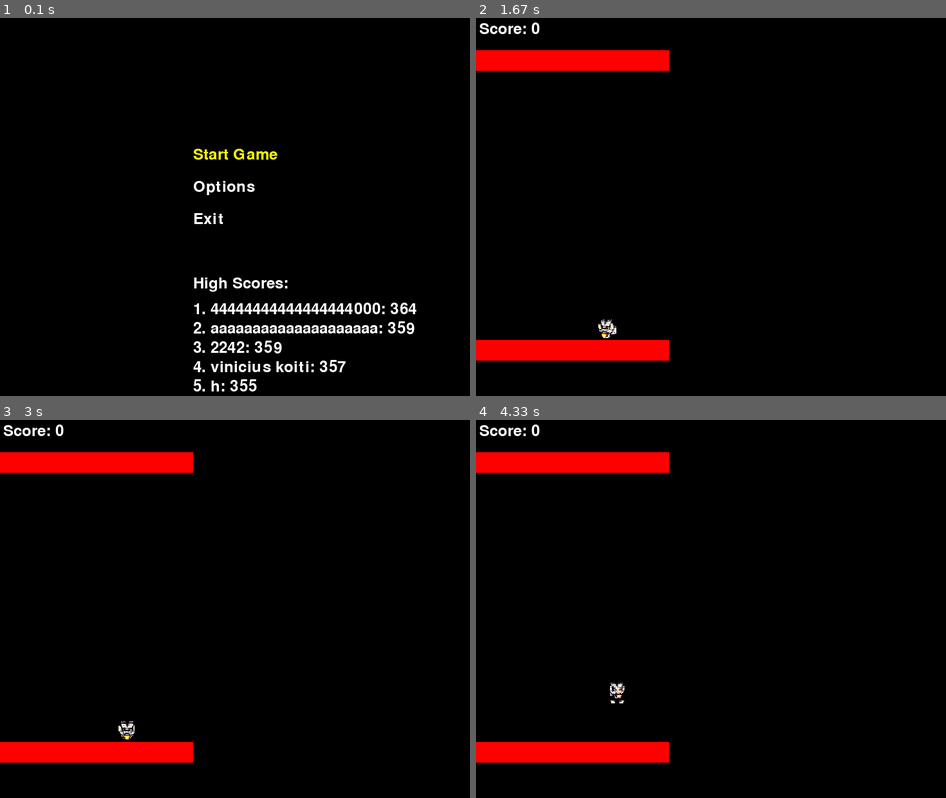
Above: before the commit, frames 1-4 (two rows, left to right).
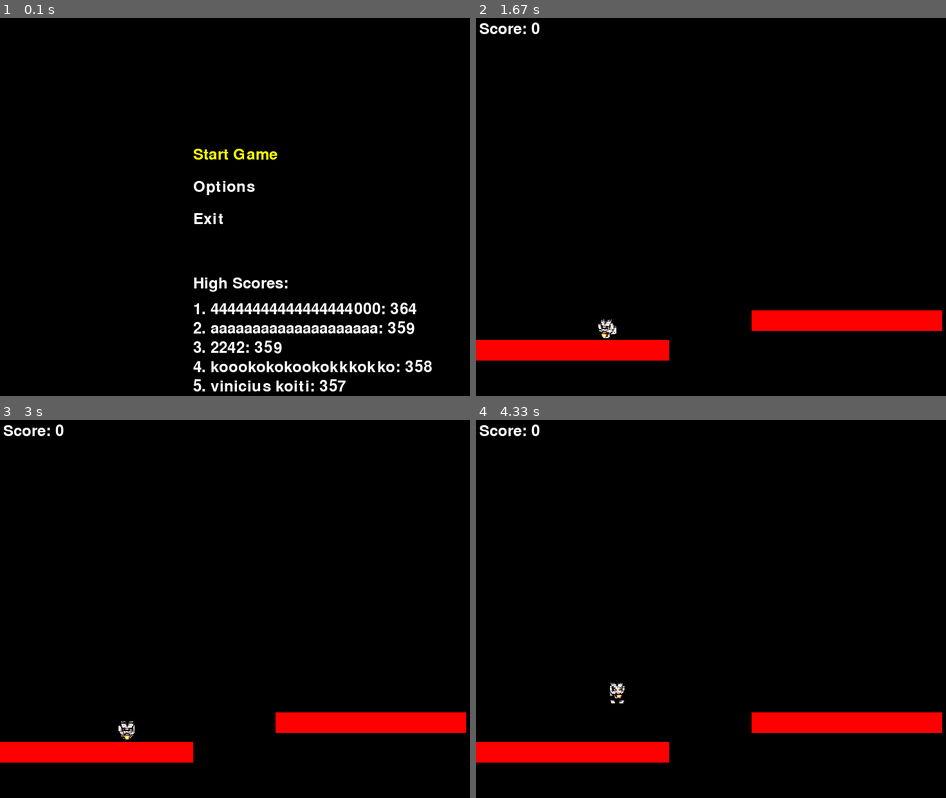
Above: after the commit, the same moments.

Repository: ViniciusKoiti/AgeOfRunner
Game: pygame game, started from main.py
Same seed, same stepped clock (60 frames per second), same inputs: the game is played once before the commit and once after it.
Inputs:
- Up to frame 1 (0.1 s): no input
- Up to frame 2 (1.67 s): tap Backspace at 0.33 s; tap Space at 0.67 s; hold Left 1-1.47 s; hold Right from 1.55 s (still down)
- Up to frame 3 (3 s): release Right at 2.18 s; hold Left 2.22-2.68 s; hold Right from 2.72 s (still down)
- Up to frame 4 (4.33 s): release Right at 3.18 s; tap Space at 3.22, 3.62, 3.92, 4.12 s; hold Right 3.55-4.02 s; hold Left from 4.05 s (still down)

The runs differ from the first frame. In frame 1, 1.2% of the frame differs, in the area x 44-92%, y 90-99%; in frame 2, 4.5%, in the area x 0-100%, y 8-83%; in frame 3, 4.5%; in frame 4, 4.5%.

Commit message:
Adicionando ground generator

Diff:
--- a/adapters/debug_pygame_renderer.py
+++ b/adapters/debug_pygame_renderer.py
@@ -12,19 +12,15 @@
 
     @override
     def draw_rect(self, position: Vector2D, size: Tuple[int, int], color: Tuple[int, int, int]):
-        # Desenha o retângulo normal
         pygame.draw.rect(self.screen, color, (position.x, position.y, size[0], size[1]))
 
         if self.debug_mode:
-            # Desenha uma borda verde para mostrar os limites visuais
             pygame.draw.rect(self.screen, (0, 255, 0), (position.x, position.y, size[0], size[1]), 1)
 
-            # Desenha um ponto vermelho no centro
             center_x = position.x + size[0]/2
             center_y = position.y + size[1]/2
             pygame.draw.circle(self.screen, (255, 0, 0), (int(center_x), int(center_y)), 2)
 
-            # Desenha texto com as coordenadas
             pos_text = f"({int(position.x)},{int(position.y)})"
             size_text = f"{int(size[0])}x{int(size[1])}"
             text_surface = self.font.render(pos_text, True, (255, 255, 0))
--- a/domain/game.py
+++ b/domain/game.py
@@ -31,7 +31,6 @@
         self.physics = physics
         self.renderer = renderer
         self.event_handler = event_handler
-        # Gerenciadores
         self.state_manager = GameStateManager()
         self.object_manager = GameObjectManager(physics, texture_port)
         self.input_handler = InputHandler(event_handler)
@@ -40,7 +39,6 @@
         self.name_input = NameInputManager(MAX_NAME_LENGTH)
         self.score_tracker = ScoreTracker()
 
-        # Componentes do jogo
         self.camera = Camera(800, 600, WORLD_BOUNDS)
         self.menu = self.create_menu()
         self.pause_menu = self.create_pause_menu()
@@ -55,16 +53,13 @@
 
 
     def resume_game(self):
-        """Resume the game from pause state"""
         self.state_manager.change_state(GameState.PLAYING)
 
     def restart_game(self):
-        """Restart the game"""
         self.reset_game()
         self.start_game()
 
     def exit_to_menu(self):
-        """Exit to main menu"""
         self.reset_game()
         self.state_manager.change_state(GameState.MENU)
 
@@ -171,7 +166,6 @@
 
 
     def reset_game(self):
-        """Reset completo do estado do jogo"""
         self.object_manager.clear()
         self.score_tracker.reset()
         if hasattr(self.physics, 'space'):
--- a/domain/game_object.py
+++ b/domain/game_object.py
@@ -2,6 +2,7 @@
 from domain.entity.game_object import GameObject
 from domain.entity.ground_segment import GroundSegment
 from domain.entity.player import Player
+from domain.ground_generator import GroundGenerator
 from domain.physics.vector2D import Vector2D
 from ports.physics_port import PhysicsPort
 from ports.texture_port import TexturePort
@@ -13,6 +14,7 @@
         self.texture_port = texture_port
         self.game_objects: List[GameObject] = []
         self.player = None
+        self.ground_generator = GroundGenerator(physics)
 
     def initialize_objects(self):
         self.player = Player(
@@ -21,28 +23,25 @@
             texture_port=self.texture_port
         )
 
-        ground = GroundSegment(
-            physics=self.physics,
-            position=Vector2D(0, 500),
-            width=300
-        )
+        ground_segments = self.ground_generator.generate_initial_platforms()
 
-        ground2 = GroundSegment(
-            physics=self.physics,
-            position=Vector2D(0, 50),
-            width=300
-        )
+        self.game_objects = [self.player] + ground_segments
 
-        self.game_objects = [self.player, ground, ground2]
         return self.player.position
 
     def update(self, delta_time: float):
+        if self.player:
+            current_segments = self.ground_generator.update(self.player.position.x)
+
+            self.game_objects = [self.player] + current_segments
+
         for obj in self.game_objects:
             obj.update(delta_time)
 
     def clear(self):
         self.game_objects.clear()
         self.player = None
+        self.ground_generator.clear()  # Limpa as plataformas geradas
 
     def get_player(self) -> Player:
         return self.player
--- /dev/null
+++ b/domain/ground_generator.py
@@ -0,0 +1,87 @@
+from random import randint
+from typing import List, Tuple
+from domain.physics.vector2D import Vector2D
+from domain.entity.ground_segment import GroundSegment
+from ports.physics_port import PhysicsPort
+
+class GroundGenerator:
+    def __init__(self, physics: PhysicsPort):
+        self.physics = physics
+        self.last_platform_end = 0
+        self.min_gap = 100
+        self.max_gap = 200
+        self.min_platform_width = 150
+        self.max_platform_width = 300
+        self.height_variation = 100
+        self.base_height = 500
+        self.last_height = self.base_height
+        self.generated_segments: List[Tuple[GroundSegment, float]] = []  # Tuple com (segmento, largura)
+
+    def generate_initial_platforms(self, num_platforms: int = 5) -> List[GroundSegment]:
+        """Gera as plataformas iniciais do jogo"""
+        # Primeira plataforma é sempre no mesmo lugar para garantir spawn seguro
+        initial_width = 300
+        initial_platform = GroundSegment(
+            physics=self.physics,
+            position=Vector2D(0, self.base_height),
+            width=initial_width
+        )
+        self.generated_segments.append((initial_platform, initial_width))
+        self.last_platform_end = initial_width
+        self.last_height = self.base_height
+
+        # Gera as próximas plataformas
+        for _ in range(num_platforms - 1):
+            self.generate_next_platform()
+
+        return [segment for segment, _ in self.generated_segments]
+
+    def generate_next_platform(self) -> GroundSegment:
+        """Gera uma nova plataforma baseada na posição da última"""
+        # Calcula a distância até a próxima plataforma
+        gap = randint(self.min_gap, self.max_gap)
+        start_x = self.last_platform_end + gap
+
+        # Calcula a altura da nova plataforma
+        height_change = randint(-self.height_variation, self.height_variation)
+        new_height = max(200, min(800, self.last_height + height_change))
+
+        # Determina o tamanho da plataforma
+        width = randint(self.min_platform_width, self.max_platform_width)
+
+        # Cria a nova plataforma
+        platform = GroundSegment(
+            physics=self.physics,
+            position=Vector2D(start_x, new_height),
+            width=width
+        )
+
+        # Atualiza as variáveis de controle
+        self.last_platform_end = start_x + width
+        self.last_height = new_height
+        self.generated_segments.append((platform, width))
+
+        return platform
+
+    def update(self, player_x: float, view_distance: float = 1000) -> List[GroundSegment]:
+        """
+        Atualiza as plataformas baseado na posição do player
+        Gera novas quando necessário e remove as muito distantes
+        """
+        # Gera novas plataformas se o jogador estiver se aproximando do fim
+        while self.last_platform_end < player_x + view_distance:
+            self.generate_next_platform()
+
+        # Remove plataformas antigas que ficaram muito para trás
+        self.generated_segments = [
+            (segment, width) for segment, width in self.generated_segments
+            if segment.position.x + width > player_x - view_distance
+        ]
+
+        return [segment for segment, _ in self.generated_segments]
+
+    def clear(self):
+        """Limpa todas as plataformas geradas"""
+        self.generated_segments.clear()
+        self.last_platform_end = 0
+        self.last_height = self.base_height
--- a/scores.txt
+++ b/scores.txt
@@ -1 +1 @@
-[{"name": "44444444444444444000", "score": 364}, {"name": "aaaaaaaaaaaaaaaaaaaa", "score": 359}, {"name": "2242", "score": 359}, {"name": "vinicius koiti", "score": 357}, {"name": "h", "score": 355}, {"name": "aaaaaaaaaaassssddddd", "score": 354}, {"name": "12464565678978", "score": 352}, {"name": "s", "score": 349}, {"name": "   aaaaaaaaaaaaaaaaa", "score": 326}, {"name": "tttteeeeeeeeesssssss", "score": 308}]
+[{"name": "44444444444444444000", "score": 364}, {"name": "aaaaaaaaaaaaaaaaaaaa", "score": 359}, {"name": "2242", "score": 359}, {"name": "koookokokookokkkokko", "score": 358}, {"name": "vinicius koiti", "score": 357}, {"name": "h", "score": 355}, {"name": "aaaaaaaaaaassssddddd", "score": 354}, {"name": "12464565678978", "score": 352}, {"name": "s", "score": 349}, {"name": "   aaaaaaaaaaaaaaaaa", "score": 326}]
